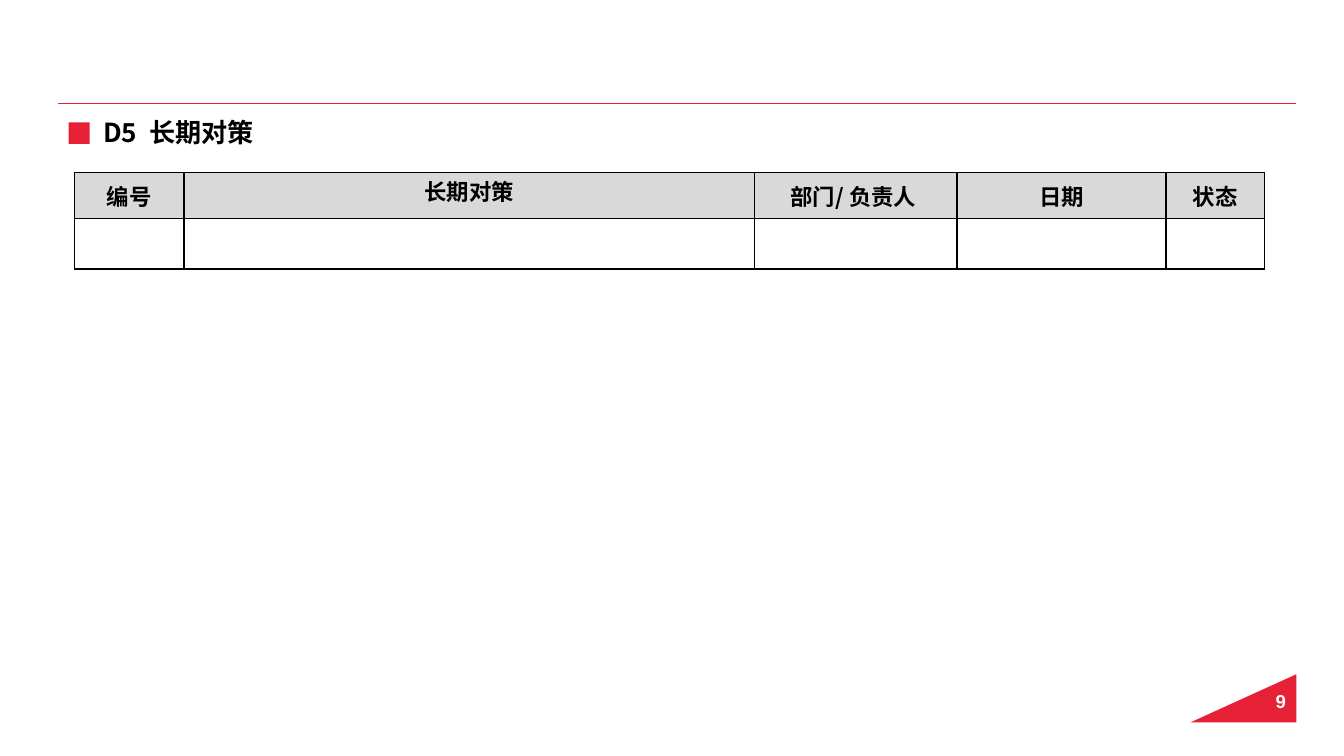
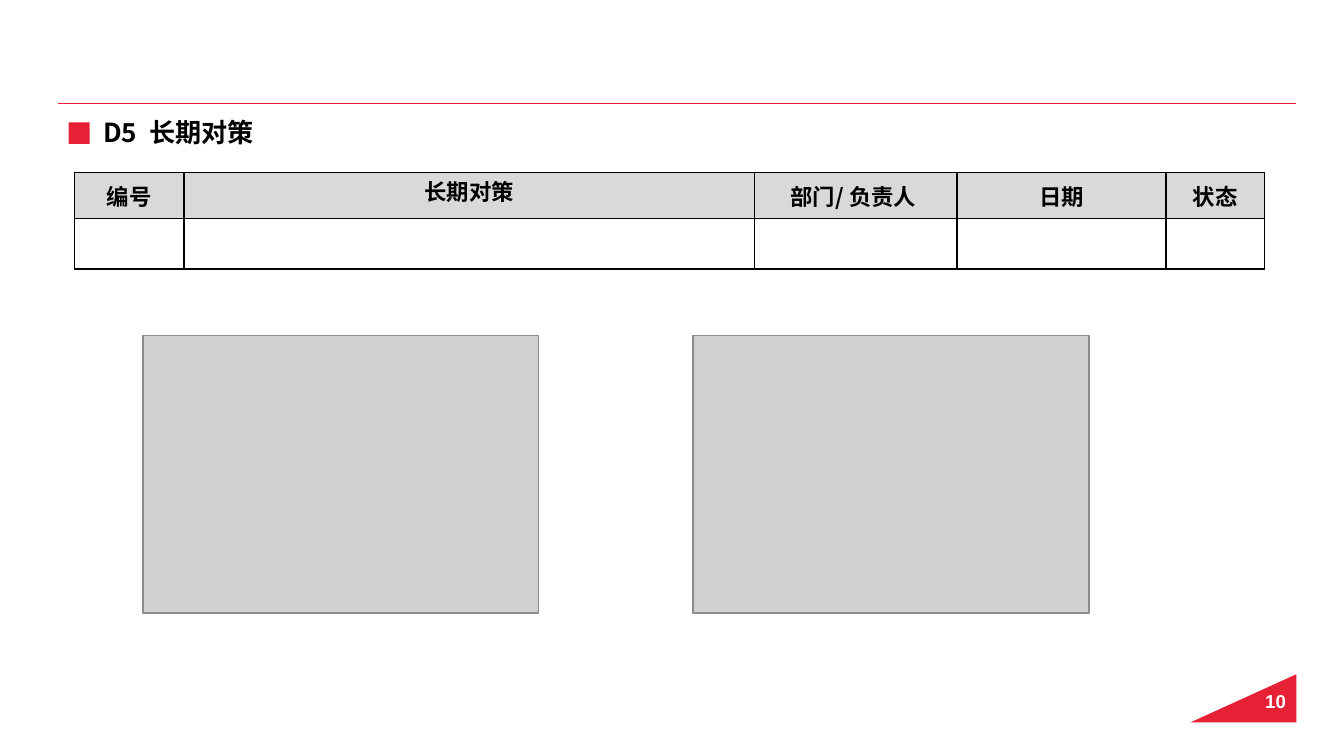
Before and after one commit to QX9967/8D, a slide deck: slide 11 of 8D模板.pptx (slide 10 before the commit). Drawn at 1344x756 pixels with LibreOffice and Linux fonts; fonts in the diff are those of the drawing; grey boxes stand for pictures; background and template pictures are left out. Boxes give left, top, right and bottom in pixels: in the first picture for what was removed or moved away, otherwise in the second. Text is boxed around its words. In the diff, an @@ line names an element or a change of style, - is before the commit and + after.

```diff
--- a/8D模板.pptx
+++ b/8D模板.pptx
@@ picture added at bbox=[142, 336, 538, 613] @@
@@ picture added at bbox=[694, 336, 1089, 613] @@
@@ page number at bbox=[1265, 695, 1286, 708]: text changed @@
-9
+10
```
Also in this commit, not shown: 4 other slides changed, 1 slide added, 2 other files.
